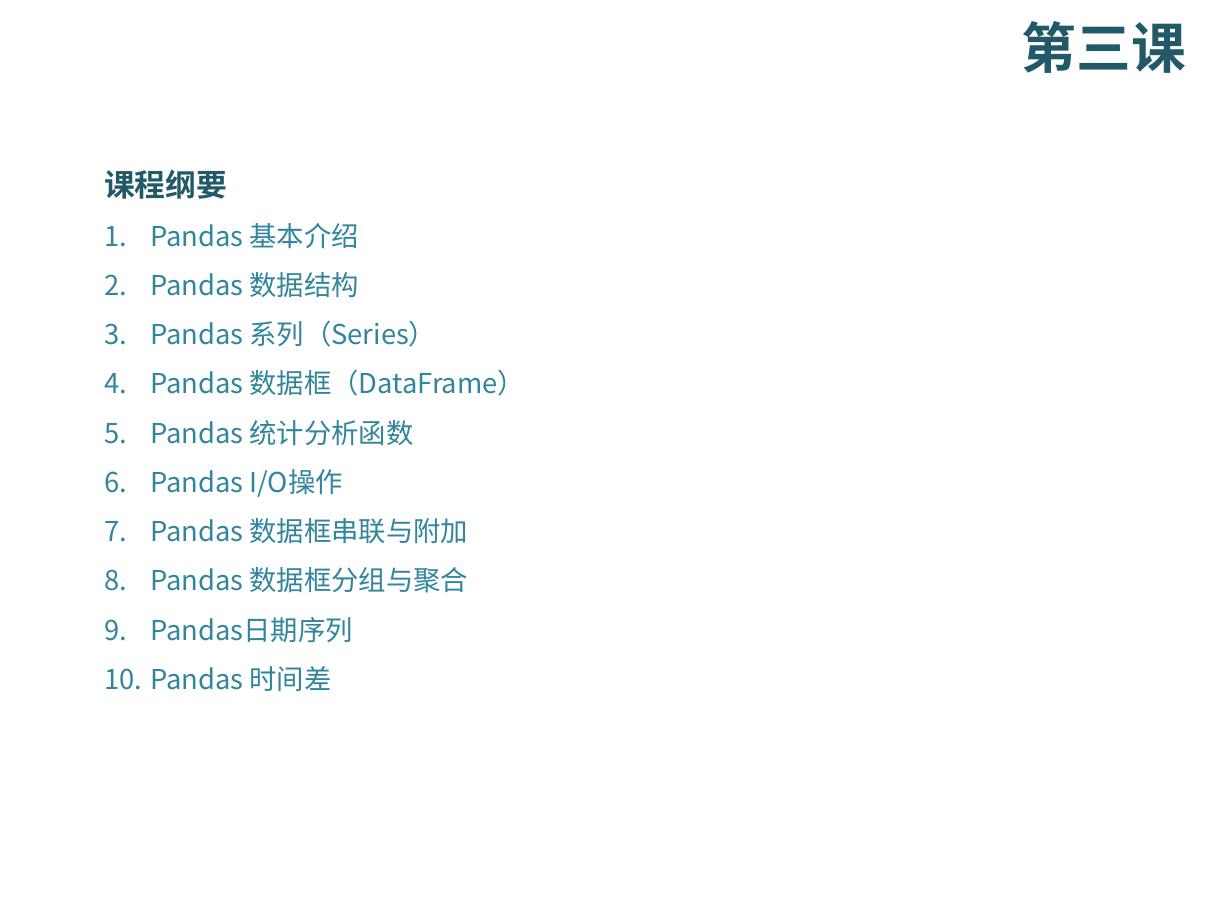
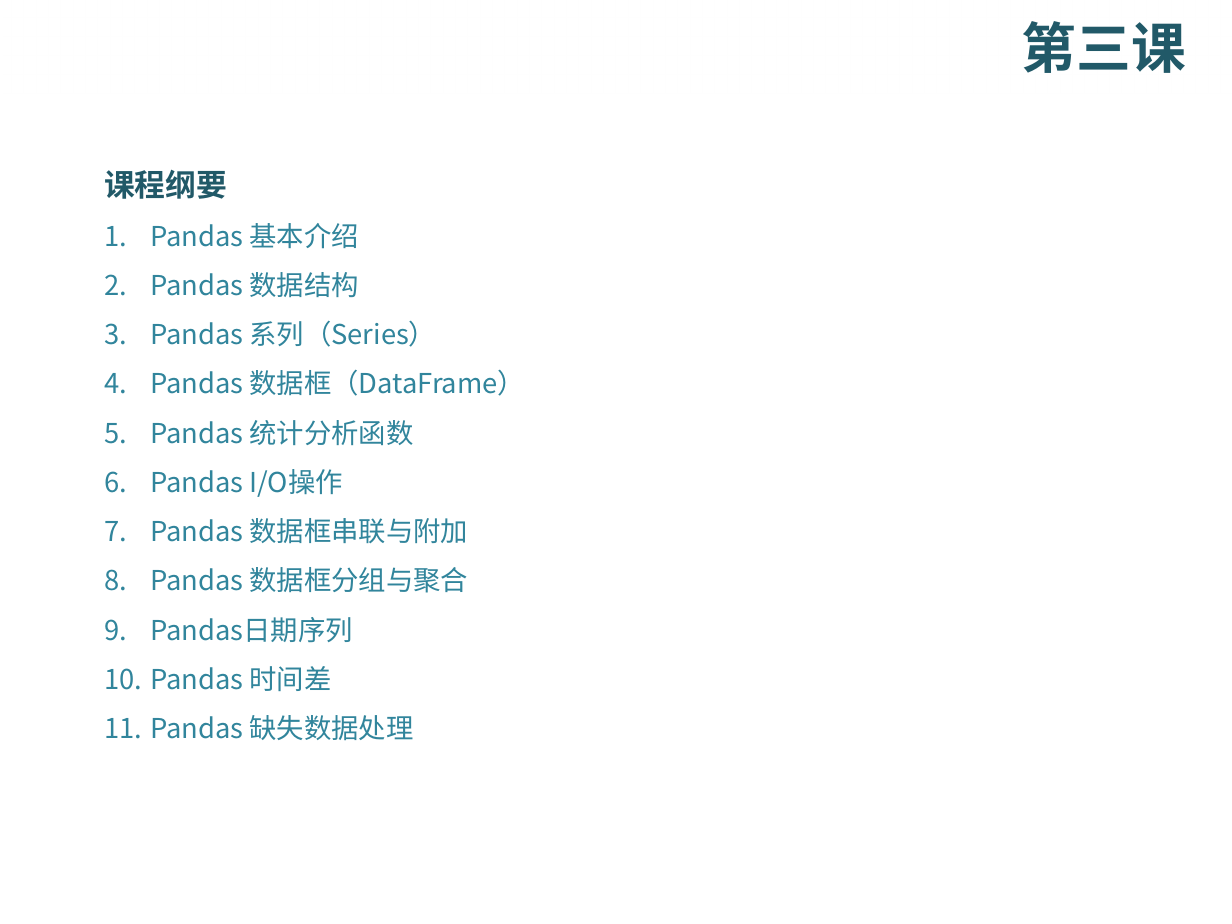
Before and after one commit to DataScienceCoding/Python-Data-Analysis, a slide deck: slide 48 of Python-Data-Analysis.pptx. Drawn at 1232x924 pixels with LibreOffice and Linux fonts; fonts in the diff are those of the drawing; background and template pictures are left out. Boxes give left, top, right and bottom in pixels: in the first picture for what was removed or moved away, otherwise in the second. Text is boxed around its words. In the diff, an @@ line names an element or a change of style, - is before the commit and + after.

```diff
--- a/Python-Data-Analysis.pptx
+++ b/Python-Data-Analysis.pptx
@@ text at (x1=150, y1=715, x2=414, y2=741): paragraph added @@
+11. Pandas 缺失数据处理
```
Also in this commit, not shown: 1 other slide changed, 4 slides added, 2 other files.
